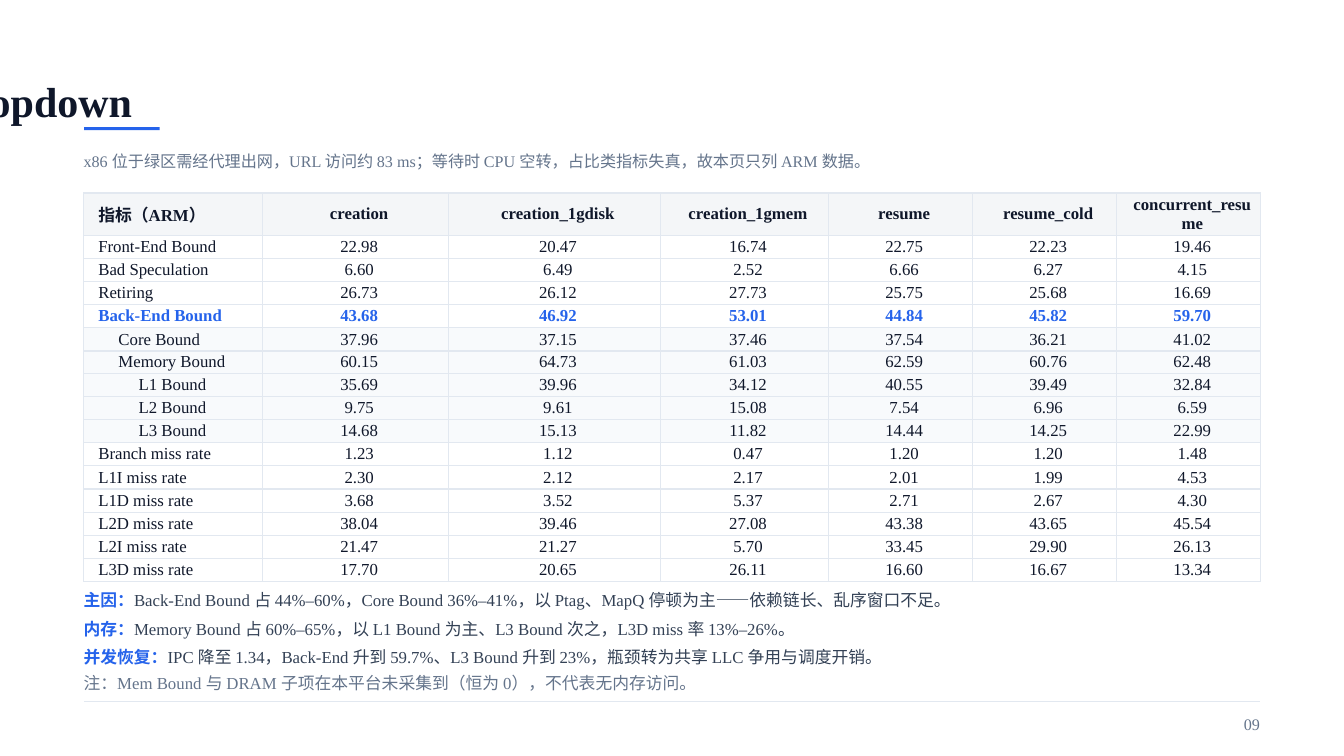
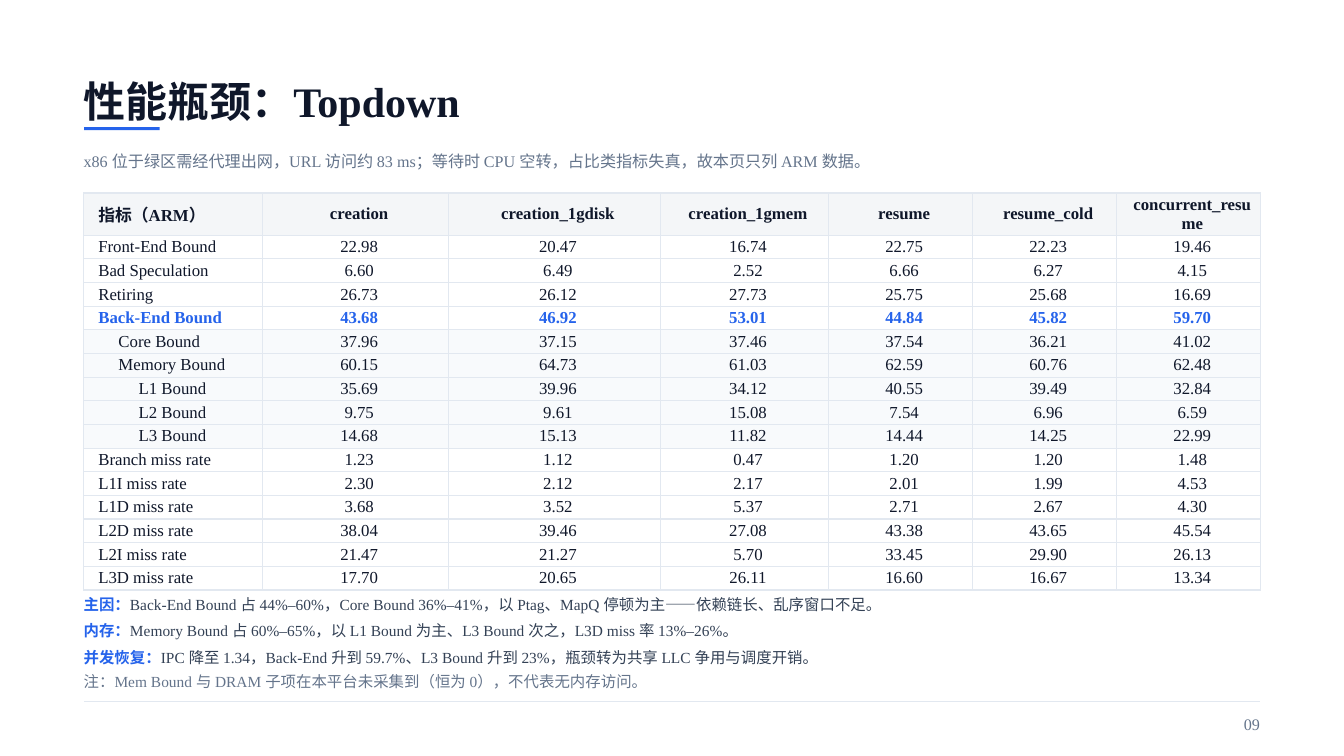
Before and after one commit to liushiqin-647/aenv, a slide deck: slide 9 of agentenv_20261102_polished.pptx. Drawn at 1344x756 pixels with LibreOffice and Linux fonts; fonts in the diff are those of the drawing. Boxes give left, top, right and bottom in pixels: in the first picture for what was removed or moved away, otherwise in the second. Text is boxed around its words. In the diff, an @@ line names an element or a change of style, - is before the commit and + after.

Commit message:
fix: Topdown页标题左溢出与表格重叠——标题归位、压缩行高与单元格边距

```diff
--- a/agentenv_20261102_polished.pptx
+++ b/agentenv_20261102_polished.pptx
@@ text "性能瓶颈：Topdown" rewrapped from [0, 76, 1344, 126] to [83, 81, 459, 128] @@
@@ table: place and size @@
-table at [84, 193, 1261, 582]
+table at [84, 193, 1261, 588]
@@ text "主因：Back-End Bound 占 44%–60%，Core Bound ..." at [84, 597, 882, 689]: size 12 to 11 pt @@
```
